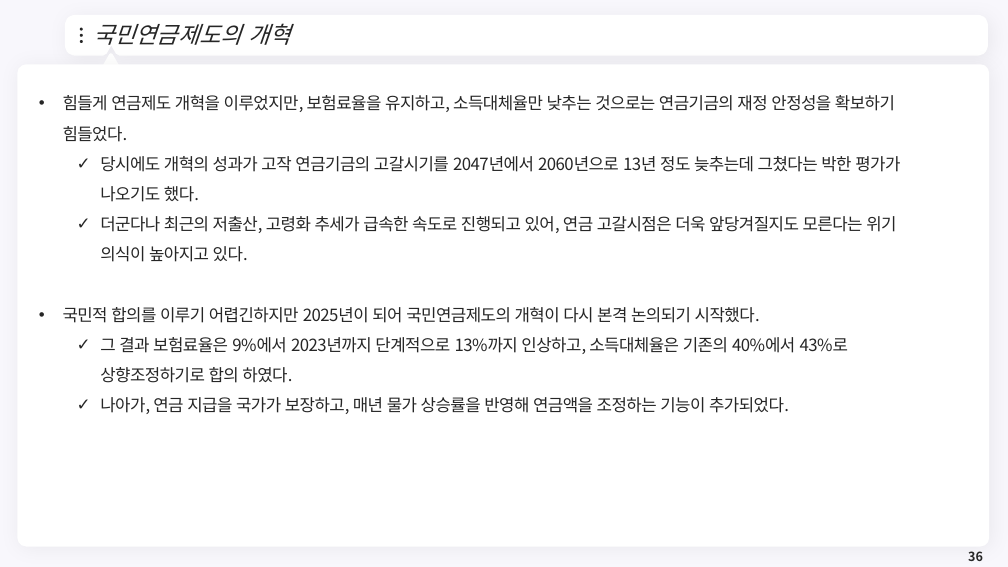
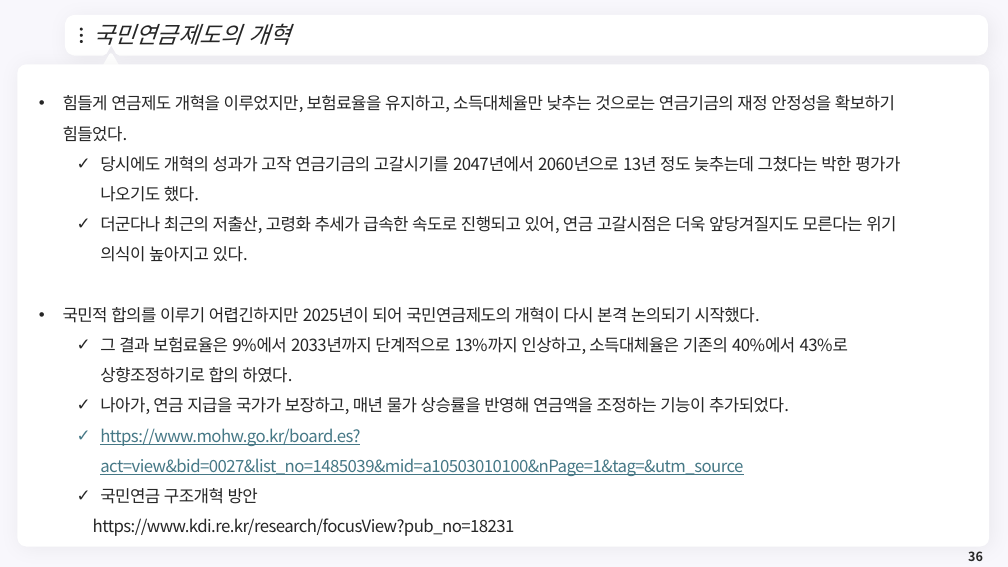
Before and after one commit to meandthey/Teaching, a slide deck: slide 36 of 재정학/01_Lectures/재정학_Chapter_10.pptx. Drawn at 1008x567 pixels with LibreOffice and Linux fonts; fonts in the diff are those of the drawing; background and template pictures are left out. Boxes give left, top, right and bottom in pixels: in the first picture for what was removed or moved away, otherwise in the second. Text is boxed around its words. In the diff, an @@ line names an element or a change of style, - is before the commit and + after.

```diff
--- a/재정학/01_Lectures/재정학_Chapter_10.pptx
+++ b/재정학/01_Lectures/재정학_Chapter_10.pptx
@@ text at [100,337,848,383]: text changed @@
-  ✓ 그 결과 보험료율은 9%에서 2023년까지 단계적으로 13%까지 인상하고, 소득대체율은 기존의 40%에서 43%로 상향조정하기로 합의 하였다.
+  ✓ 그 결과 보험료율은 9%에서 2033년까지 단계적으로 13%까지 인상하고, 소득대체율은 기존의 40%에서 43%로 상향조정하기로 합의 하였다.
@@ text at [93,428,743,536]: paragraphs added @@
+  ✓ https://www.mohw.go.kr/board.es?act=view&bid=0027&list_no=1485039&mid=a10503010100&nPage=1&tag=&utm_source
+  ✓ 국민연금 구조개혁 방안
+  https://www.kdi.re.kr/research/focusView?pub_no=18231
```
Also in this commit, not shown: 3 other slides changed, 2 other files.
